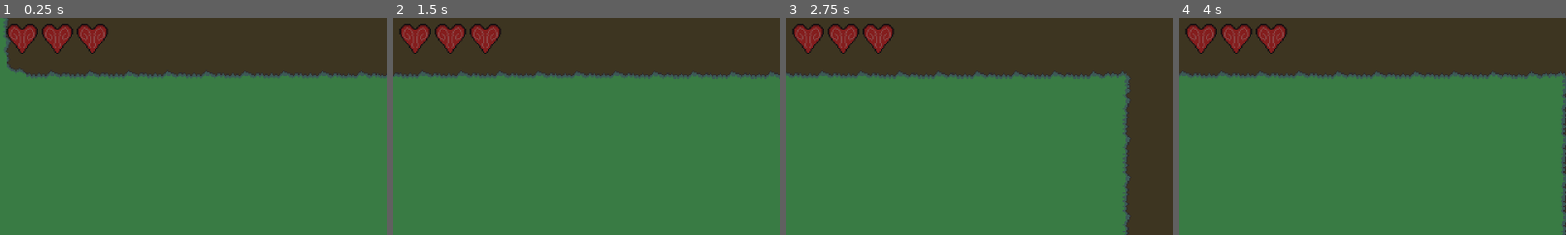
Above: before the commit, frames 1-4 (left to right).
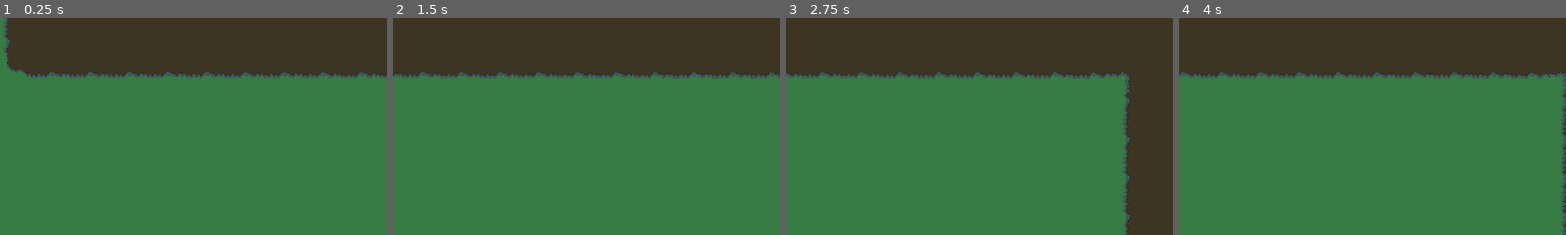
Above: after the commit, the same moments.

Repository: AidenGillis/MediQuestPractice
Game: Godot game, scene res://Main/main.tscn
Same seed, same stepped clock (60 frames per second), same inputs: the game is played once before the commit and once after it.
Inputs:
- Up to frame 1 (0.25 s): no input
- Up to frame 2 (1.5 s): tap Enter at 0.5 s; hold Right (ui_right) 0.53-1.28 s; hold Down (ui_down) from 1.28 s (still down)
- Up to frame 3 (2.75 s): release Down (ui_down) at 2.03 s; hold Right (ui_right) from 2.03 s (still down)
- Up to frame 4 (4 s): release Right (ui_right) at 2.78 s; hold Up (ui_up) 2.78-3.53 s; hold Left (ui_left) from 3.53 s (still down)
The pictures show only the part of the screen within x 0-50%, y 0-50%; the shares and areas given below are measured in that part.

The runs differ from the first frame. In frame 1, 2.1% of the frame differs, in the area x 1-28%, y 2-17%; in frame 2, 2.1%; in frame 3, 2.1%; in frame 4, 2.1%.
Error after the commit: Attempt to call function 'get_children' in base 'null instance' on a null instance. (res://Main/Player/player.gd:23)

Commit message:
Resolve merge by keeping remote version

Diff:
--- a/Main/Player/player.gd
+++ b/Main/Player/player.gd
@@ -8,9 +8,9 @@
 var maxHealth: int = 6
 var currentHealth = maxHealth
 var hearts_list : Array[TextureRect]
-@onready var heart_anim1 = $CanvasLayer/HBoxContainer/Heart/AnimatedSprite2D
-@onready var heart_anim2 = $CanvasLayer/HBoxContainer/Heart2/AnimatedSprite2D
-@onready var heart_anim3: AnimatedSprite2D = $CanvasLayer/HBoxContainer/Heart3/AnimatedSprite2D
+@onready var heart_anim1 = $"../../../UI/HeartBar/Heart"
+@onready var heart_anim2 = $"../../../UI/HeartBar/Heart2"
+@onready var heart_anim3: AnimatedSprite2D = $"../../../UI/HeartBar/Heart3"
 
 #WallCollision
 var HitsWall = false
@@ -19,7 +19,7 @@
 func _ready() -> void:
 	currentHealth = maxHealth
 
-	var hearts_parent = $CanvasLayer/HBoxContainer
+	var hearts_parent = $"../../../UI/HeartBar"
 	for child in hearts_parent.get_children():
 		hearts_list.append(child)
 	print(hearts_list)
--- a/Main/Player/player.tscn
+++ b/Main/Player/player.tscn
@@ -1,8 +1,7 @@
-[gd_scene load_steps=6 format=3 uid="uid://b3xqyenjum07g"]
+[gd_scene load_steps=5 format=3 uid="uid://b3xqyenjum07g"]
 
 [ext_resource type="Script" uid="uid://deu2jfac2axtr" path="res://Main/Player/player.gd" id="1_onrkg"]
 [ext_resource type="Texture2D" uid="uid://5avh0x57qe1" path="res://Sprites/New Piskel-1.png.png" id="2_i3pqv"]
-[ext_resource type="PackedScene" uid="uid://cacpcfpre21fr" path="res://Main/User Interface/HeartBar.tscn" id="3_kwyrm"]
 
 [sub_resource type="RectangleShape2D" id="RectangleShape2D_hqtel"]
 size = Vector2(14, 4.5)
@@ -45,34 +44,4 @@
 shape = SubResource("RectangleShape2D_8hbiy")
 debug_color = Color(0.839685, 0.347066, 0.43754, 0.42)
 
-[node name="CanvasLayer" type="CanvasLayer" parent="."]
-layer = 10
-offset = Vector2(55, 65)
-scale = Vector2(3, 3)
-transform = Transform2D(3, 0, 0, 3, 55, 65)
-
-[node name="HBoxContainer" type="HBoxContainer" parent="CanvasLayer"]
-offset_right = 40.0
-offset_bottom = 40.0
-
-[node name="Heart" type="TextureRect" parent="CanvasLayer/HBoxContainer"]
-custom_minimum_size = Vector2(25, 0)
-layout_mode = 2
-
-[node name="AnimatedSprite2D" parent="CanvasLayer/HBoxContainer/Heart" instance=ExtResource("3_kwyrm")]
-animation = &"Idle"
-
-[node name="Heart2" type="TextureRect" parent="CanvasLayer/HBoxContainer"]
-custom_minimum_size = Vector2(25, 0)
-layout_mode = 2
-
-[node name="AnimatedSprite2D" parent="CanvasLayer/HBoxContainer/Heart2" instance=ExtResource("3_kwyrm")]
-animation = &"Idle"
-
-[node name="Heart3" type="TextureRect" parent="CanvasLayer/HBoxContainer"]
-layout_mode = 2
-
-[node name="AnimatedSprite2D" parent="CanvasLayer/HBoxContainer/Heart3" instance=ExtResource("3_kwyrm")]
-animation = &"Half1"
-
 [connection signal="area_entered" from="PlayerHitBox" to="." method="_on_player_hit_box_area_entered"]
--- a/project.godot
+++ b/project.godot
@@ -57,6 +57,11 @@
 , Object(InputEventKey,"resource_local_to_scene":false,"resource_name":"","device":0,"window_id":0,"alt_pressed":false,"shift_pressed":false,"ctrl_pressed":false,"meta_pressed":false,"pressed":false,"keycode":0,"physical_keycode":83,"key_label":0,"unicode":0,"location":0,"echo":false,"script":null)
 ]
 }
+pause={
+"deadzone": 0.2,
+"events": [Object(InputEventKey,"resource_local_to_scene":false,"resource_name":"","device":-1,"window_id":0,"alt_pressed":false,"shift_pressed":false,"ctrl_pressed":false,"meta_pressed":false,"pressed":false,"keycode":0,"physical_keycode":4194305,"key_label":0,"unicode":0,"location":0,"echo":false,"script":null)
+]
+}
 
 [layer_names]
 
